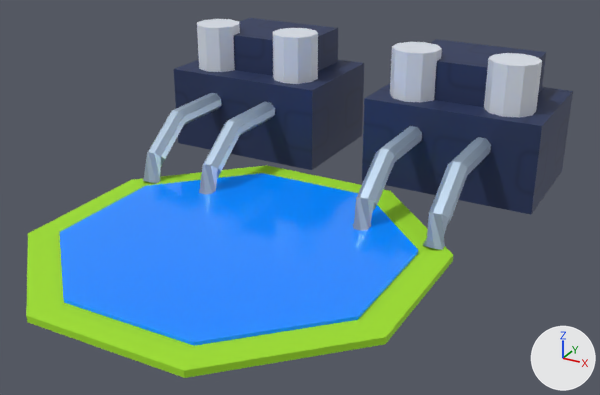
Before and after pictures for a commit that changed the glTF model power_a_city/modeles/Grande_Station_Pompage.glb.
Camera for both pictures: a 50 mm lens placed at (3.66, -6.37, 3.38), pointed at (0.26, -0.19, 0.29). The axes (+X, +Y, +Z) are drawn at lower right. The lights are the same throughout. The first picture is the older version. Vertices at exactly the same position are counted once.

Names of what the first picture shows: 'Grande_Station_Pompage'.
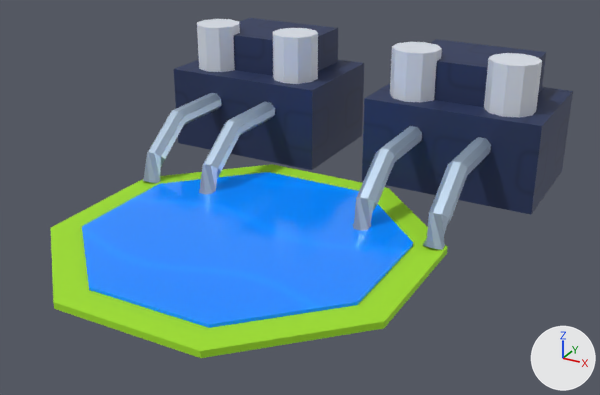
Changed parts and their boxes (x1, y1, x2, y2) in the pictures (600 x 395 px; the box of a moved part takes in the faces that stretch with it):
'Grande_Station_Pompage', reshaped: before (26, 18, 573, 378); after (51, 18, 573, 358)
part 1 of me_grande_station_pompage, moved or reshaped: before (26, 165, 453, 378); after (51, 164, 448, 358)
part 2 of me_grande_station_pompage, moved or reshaped: before (60, 173, 418, 346); after (82, 172, 413, 328)

The change, as a list of edits to the scene's bpy script:
```text
Change me_grande_station_pompage:
    used by ob_grande_station_pompage; location = (0.0, 0.0, 0.0)
    remove me_grande_station_pompage.from_pydata(...)  # 272 vertices, 488 faces; spans x -2.1..2.1, y -2.66..2.4, z 0.0..1.4
    add me_grande_station_pompage.from_pydata(...)  # 272 vertices, 488 faces; spans x -2.1..2.1, y -2.41..2.4, z 0.0..1.4
    me_grande_station_pompage part 1: the loose piece of 16 vertices spanning x -1.76..1.76, y -2.66..0.86, z 0.0..0.06 is scaled about its middle by (0.947, 0.947, 1), then moved by (0.0, 0.15, 0.0)
    me_grande_station_pompage part 2: the loose piece of 16 vertices spanning x -1.48..1.48, y -2.38..0.58, z 0.01..0.09 is scaled about its middle by (0.937, 0.937, 1), then moved by (0.0, 0.15, 0.0)
```
